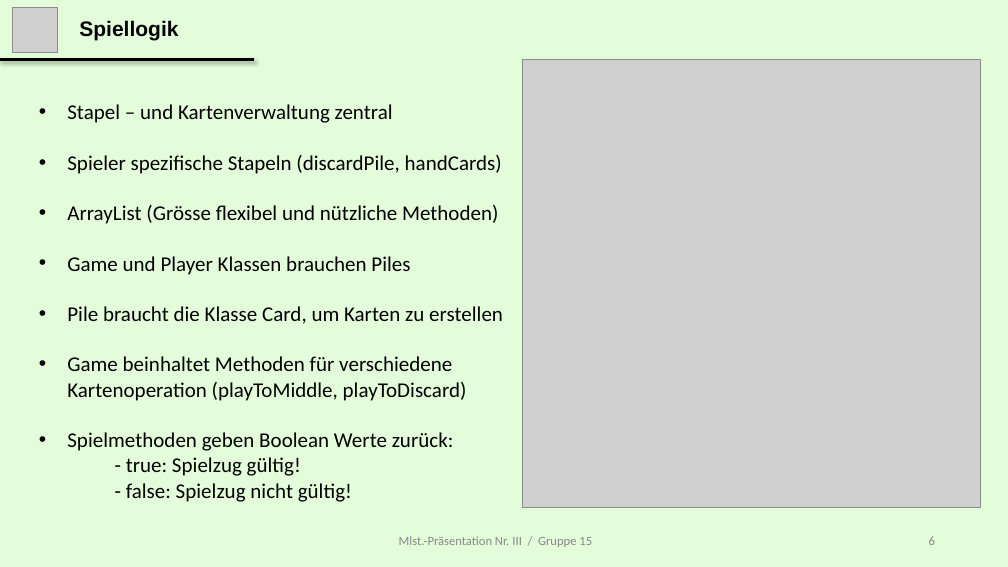
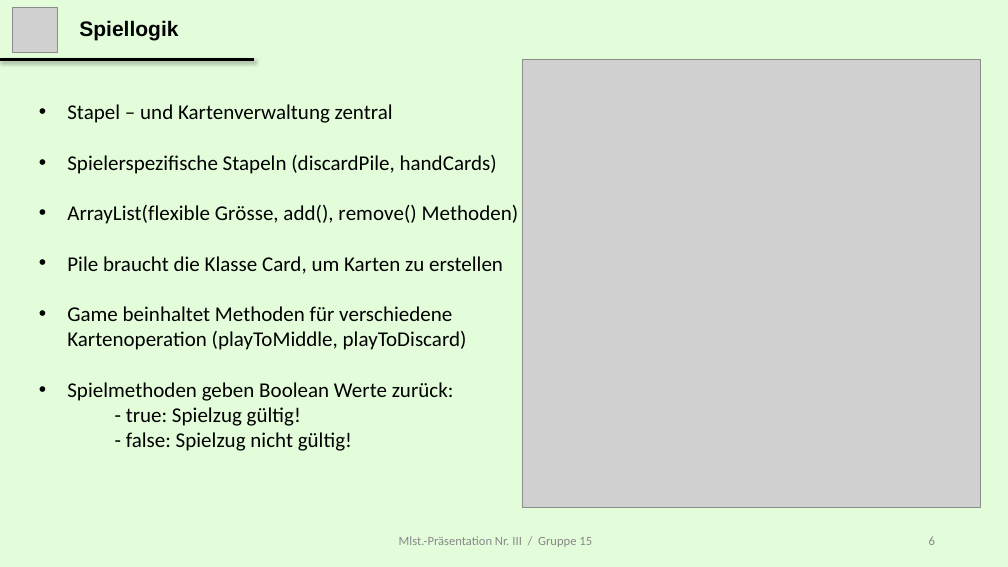
Before and after one commit to gjoyet/skipBo, a slide deck: slide 6 of 00_General/Presentation/MS 3/Presentation_Milestone_iii_Master.pptx. Drawn at 1008x567 pixels with LibreOffice and Linux fonts; fonts in the diff are those of the drawing; grey boxes stand for pictures. Boxes give left, top, right and bottom in pixels: in the first picture for what was removed or moved away, otherwise in the second. Text is boxed around its words. In the diff, an @@ line names an element or a change of style, - is before the commit and + after.

Commit message:
Slight changes to game logic slide in Pres

```diff
--- a/00_General/Presentation/MS 3/Presentation_Milestone_iii_Master.pptx
+++ b/00_General/Presentation/MS 3/Presentation_Milestone_iii_Master.pptx
@@ text at [67,155,519,224]: text changed @@
-• Spieler spezifische Stapeln (discardPile, handCards)
-• ArrayList (Grösse flexibel und nützliche Methoden)
-• Game und Player Klassen brauchen Piles
+• Spielerspezifische Stapeln (discardPile, handCards)
+• ArrayList(flexible Grösse, add(), remove() Methoden)
```
